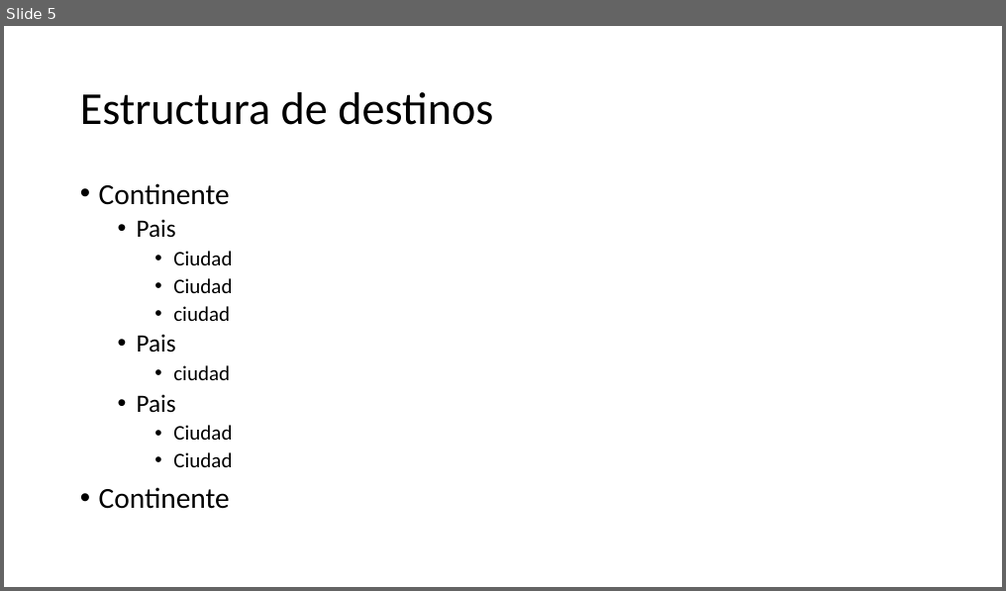
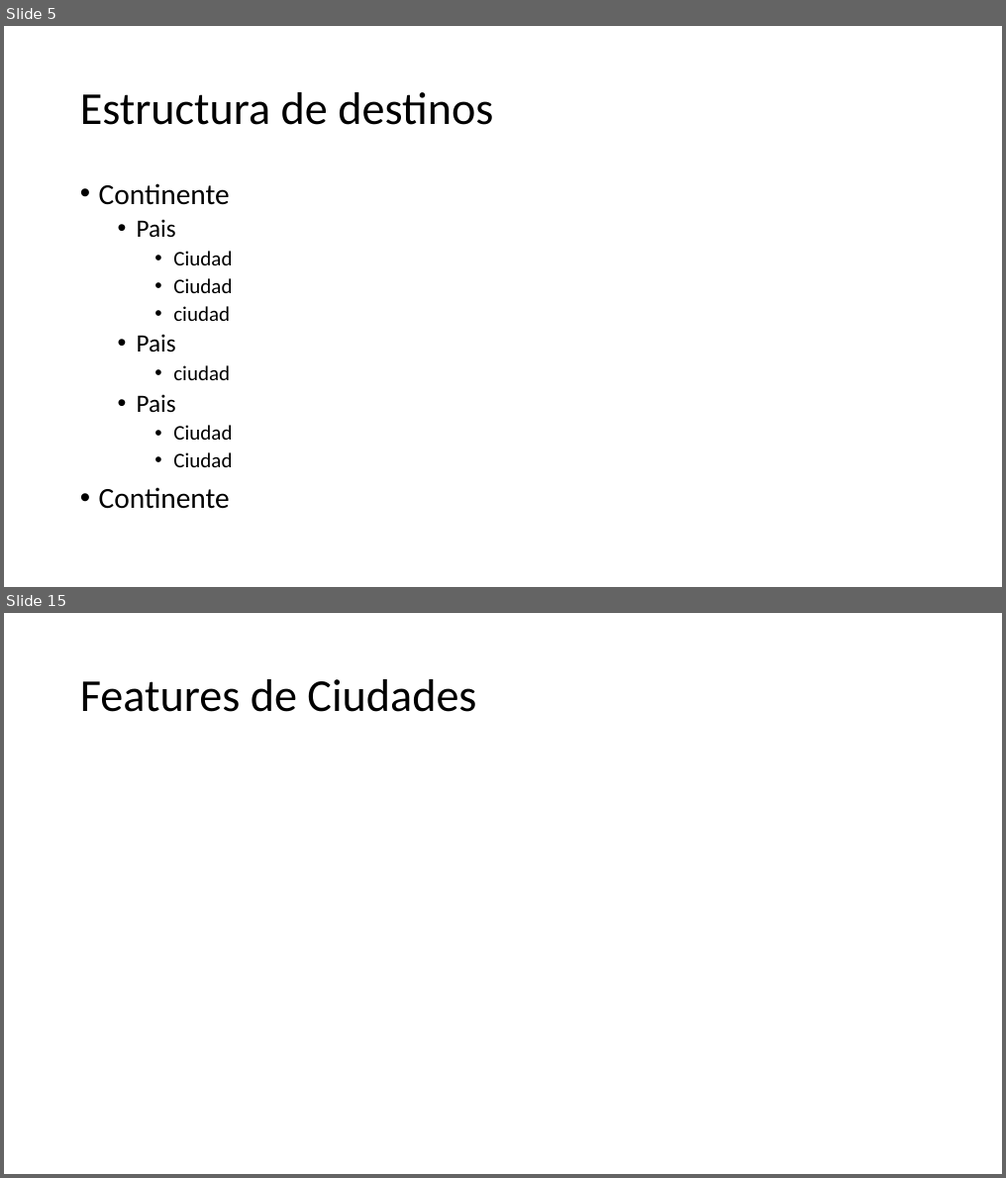
Before and after one commit to dominique120/1684, a slide deck: El Destino Alterno.pptx. Shown one above the other, each under a label of ours: slide 5 before the commit, slides 5 and 15 after it; the slides between them are not shown. The pictures are 1006x591 and 1006x1178 pixels, drawn with LibreOffice and Linux fonts; fonts in the diff are those of the drawing. Boxes give left, top, right and bottom in pixels: in the first picture for what was removed or moved away, otherwise in the second. Text is boxed around its words. In the diff, an @@ line names an element or a change of style, - is before the commit and + after.

```diff
--- a/El Destino Alterno.pptx
+++ b/El Destino Alterno.pptx
@@ slide 15 added at (x1=4, y1=613, x2=1002, y2=1174), background #FFFFFF @@
@@ title added at (x1=80, y1=679, x2=476, y2=712), 44 pt, text #000000 @@
+Features de Ciudades
```
Also in this commit, not shown: 20 other slides added, 1 slide removed, 6 other files.
